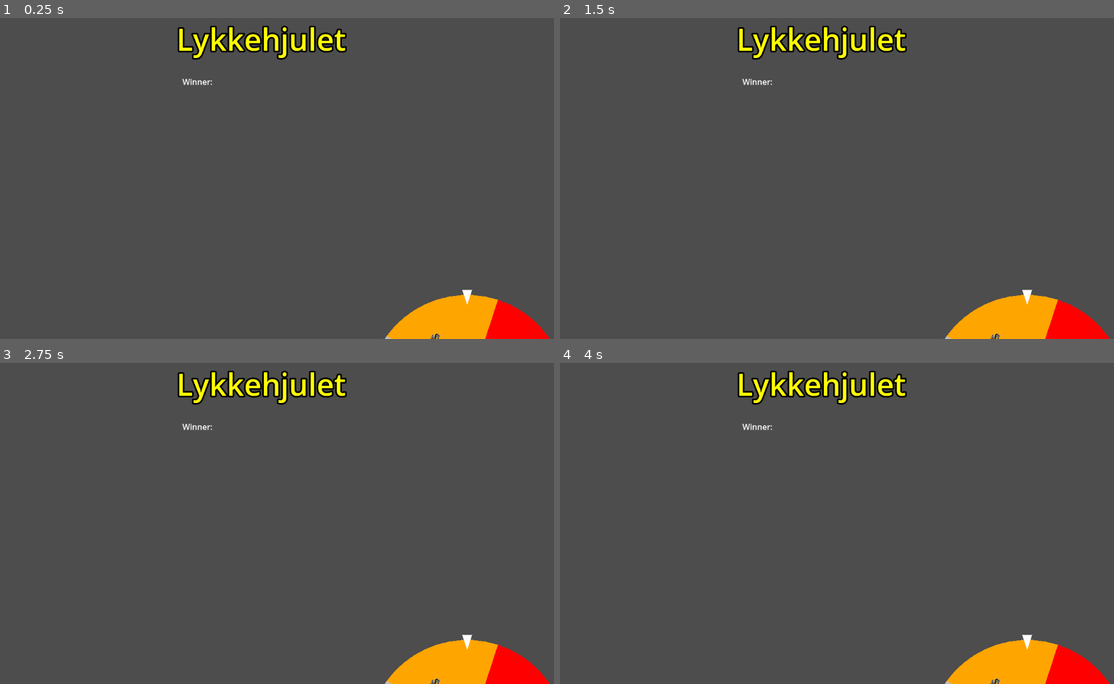
Above: before the commit, frames 1-4 (two rows, left to right).
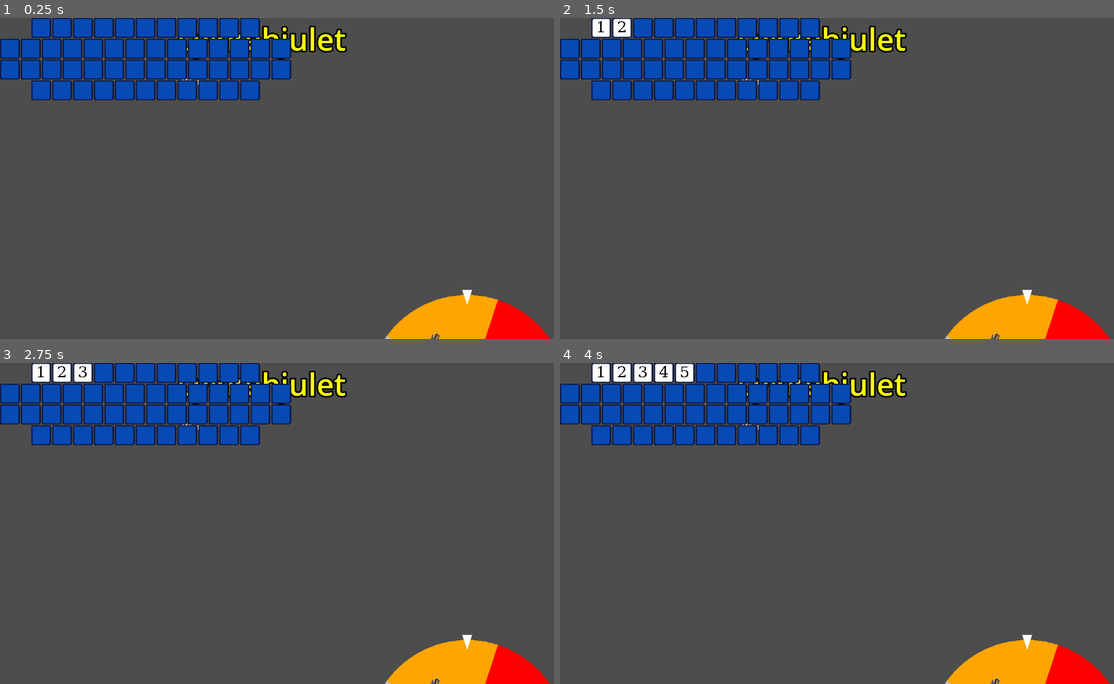
Above: after the commit, the same moments.

Repository: allandark/Lykkehjulet
Game: Godot game, scene res://scenes/game_scene.tscn
The game is run twice, just before and just after one commit, with the same random seed, the same clock (stepped at 60 frames per second) and the same inputs.
Inputs (mouse positions are in pixels of both pictures, inside the frame that each line leads up to):
- Up to frame 1 (0.25 s): no input
- Up to frame 2 (1.5 s): click (598, 24) at 0.5 s, where only the run after the commit has a clickable "1"; click (620, 24) at 1.25 s, where only the run after the commit has a clickable "2"
- Up to frame 3 (2.75 s): click (83, 369) at 2 s, where only the run after the commit has a clickable "3"
- Up to frame 4 (4 s): click (659, 369) at 2.75 s, where only the run after the commit has a clickable "4"; click (681, 369) at 3.5 s, where only the run after the commit has a clickable "5"

The runs differ from the first frame. In frame 1, 11% of the frame differs, in the area x 0-53%, y 0-26%; in frame 2, 11%; in frame 3, 11%; in frame 4, 11%.

Commit message:
working letter grid

Diff:
--- /dev/null
+++ b/nodes/letter_grid.tscn
@@ -0,0 +1,35 @@
+[gd_scene load_steps=3 format=3 uid="uid://ccgurnuitedh6"]
+
+[ext_resource type="Script" uid="uid://c0ebo4qw7wf3u" path="res://scripts/letter_grid/letter_grid.gd" id="1_frrug"]
+[ext_resource type="PackedScene" uid="uid://bda62veltsrwr" path="res://nodes/letter_node.tscn" id="2_qvn47"]
+
+[node name="LetterGrid" type="Control" node_paths=PackedStringArray("letter_rows")]
+layout_mode = 3
+anchors_preset = 0
+offset_right = 40.0
+offset_bottom = 40.0
+script = ExtResource("1_frrug")
+letter_rows = [NodePath("VBoxContainer/HBoxContainer1"), NodePath("VBoxContainer/HBoxContainer2"), NodePath("VBoxContainer/HBoxContainer3"), NodePath("VBoxContainer/HBoxContainer4")]
+letter_scene = ExtResource("2_qvn47")
+
+[node name="VBoxContainer" type="VBoxContainer" parent="."]
+layout_mode = 0
+offset_right = 40.0
+offset_bottom = 40.0
+theme_override_constants/separation = 10
+
+[node name="HBoxContainer1" type="HBoxContainer" parent="VBoxContainer"]
+layout_mode = 2
+theme_override_constants/separation = 10
+
+[node name="HBoxContainer2" type="HBoxContainer" parent="VBoxContainer"]
+layout_mode = 2
+theme_override_constants/separation = 10
+
+[node name="HBoxContainer3" type="HBoxContainer" parent="VBoxContainer"]
+layout_mode = 2
+theme_override_constants/separation = 10
+
+[node name="HBoxContainer4" type="HBoxContainer" parent="VBoxContainer"]
+layout_mode = 2
+theme_override_constants/separation = 10
--- /dev/null
+++ b/nodes/letter_node.tscn
@@ -0,0 +1,86 @@
+[gd_scene load_steps=8 format=3 uid="uid://bda62veltsrwr"]
+
+[ext_resource type="Texture2D" uid="uid://7oeoqk6w0ksf" path="res://textures/letter_bg.png" id="1_antxc"]
+[ext_resource type="Script" uid="uid://cofklyae6u43a" path="res://scripts/letter_grid/letter_node.gd" id="1_rprtv"]
+[ext_resource type="Texture2D" uid="uid://by8e3lood3xi1" path="res://textures/letter_hidden.png" id="2_rprtv"]
+[ext_resource type="Texture2D" uid="uid://byenhrjn8s27s" path="res://textures/border.png" id="3_8y6hk"]
+[ext_resource type="Texture2D" uid="uid://bkihnrk3g7lb2" path="res://textures/letter_unused.png" id="4_8y6hk"]
+
+[sub_resource type="FontFile" id="FontFile_mw25s"]
+subpixel_positioning = 0
+msdf_pixel_range = 14
+msdf_size = 128
+cache/0/16/0/ascent = 0.0
+cache/0/16/0/descent = 0.0
+cache/0/16/0/underline_position = 0.0
+cache/0/16/0/underline_thickness = 0.0
+cache/0/16/0/scale = 1.0
+cache/0/50/0/ascent = 0.0
+cache/0/50/0/descent = 0.0
+cache/0/50/0/underline_position = 0.0
+cache/0/50/0/underline_thickness = 0.0
+cache/0/50/0/scale = 1.0
+cache/0/100/0/ascent = 0.0
+cache/0/100/0/descent = 0.0
+cache/0/100/0/underline_position = 0.0
+cache/0/100/0/underline_thickness = 0.0
+cache/0/100/0/scale = 1.0
+cache/0/200/0/ascent = 0.0
+cache/0/200/0/descent = 0.0
+cache/0/200/0/underline_position = 0.0
+cache/0/200/0/underline_thickness = 0.0
+cache/0/200/0/scale = 1.0
+
+[sub_resource type="LabelSettings" id="LabelSettings_tcjrq"]
+line_spacing = 0.0
+font = SubResource("FontFile_mw25s")
+font_size = 200
+font_color = Color(0, 0, 0, 1)
+
+[node name="Letter" type="Button" node_paths=PackedStringArray("label", "hidden_rect", "unused_rect")]
+offset_right = 8.0
+offset_bottom = 8.0
+focus_mode = 0
+flat = true
+script = ExtResource("1_rprtv")
+label = NodePath("label")
+hidden_rect = NodePath("TextureLetterHidden")
+unused_rect = NodePath("TextureLetterUnused")
+
+[node name="TextureLetterBG" type="TextureRect" parent="."]
+layout_mode = 0
+offset_right = 256.0
+offset_bottom = 256.0
+scale = Vector2(0.156, 0.156)
+texture = ExtResource("1_antxc")
+
+[node name="label" type="Label" parent="."]
+layout_mode = 0
+offset_right = 254.0
+offset_bottom = 267.0
+scale = Vector2(0.156, 0.149)
+text = "A"
+label_settings = SubResource("LabelSettings_tcjrq")
+horizontal_alignment = 1
+vertical_alignment = 1
+
+[node name="TextureLetterHidden" type="TextureRect" parent="."]
+layout_mode = 0
+offset_right = 256.0
+offset_bottom = 256.0
+scale = Vector2(0.156, 0.156)
+texture = ExtResource("2_rprtv")
+
+[node name="TextureLetterUnused" type="TextureRect" parent="."]
+layout_mode = 0
+offset_right = 256.0
+offset_bottom = 256.0
+scale = Vector2(0.156, 0.156)
+texture = ExtResource("4_8y6hk")
+
+[node name="TextureLetterBorder" type="TextureRect" parent="."]
+layout_mode = 0
+offset_right = 256.0
+offset_bottom = 256.0
+scale = Vector2(0.156, 0.156)
+texture = ExtResource("3_8y6hk")
--- a/scenes/game_scene.tscn
+++ b/scenes/game_scene.tscn
@@ -1,7 +1,8 @@
-[gd_scene load_steps=4 format=3 uid="uid://b4g2trr2fk45n"]
+[gd_scene load_steps=5 format=3 uid="uid://b4g2trr2fk45n"]
 
 [ext_resource type="PackedScene" uid="uid://x7elnxdd4lxq" path="res://nodes/wheel_node.tscn" id="1_w5aja"]
 [ext_resource type="Script" uid="uid://dsjvl8l3c1548" path="res://scripts/game_manager.gd" id="2_onqr8"]
+[ext_resource type="PackedScene" uid="uid://ccgurnuitedh6" path="res://nodes/letter_grid.tscn" id="3_ycayy"]
 
 [sub_resource type="LabelSettings" id="LabelSettings_onqr8"]
 font_size = 61
@@ -45,3 +46,6 @@
 offset_right = 424.0
 offset_bottom = 140.0
 text = "Winner: "
+
+[node name="LetterGrid" parent="." instance=ExtResource("3_ycayy")]
+layout_mode = 0
--- /dev/null
+++ b/scripts/letter_grid/letter_grid.gd
@@ -0,0 +1,49 @@
+extends Control
+@export var letter_rows : Array[HBoxContainer] = []
+@export var letter_scene : PackedScene
+var letter_nodes : Array = []
+
+# Number of letters per row
+var row_counts = [11, 14, 14, 11]
+
+# Fixed size for each letter
+var letter_size = Vector2(32, 32) # width x height in pixels
+
+func _ready() -> void:
+	for i in range(letter_rows.size()):
+		var row = letter_rows[i]
+
+		# Center the children horizontally
+		row.alignment = BoxContainer.ALIGNMENT_CENTER
+		row.size_flags_vertical = Control.SIZE_EXPAND_FILL
+
+		# Array to store letters for this row
+		var row_letters : Array = []
+
+		for j in range(row_counts[i]):
+			var letter_instance = letter_scene.instantiate() as Control  # must be a Control node
+
+			letter_instance.set_letter(str(j + 1))
+			letter_instance.set_hidden(true)
+			letter_instance.set_unused(false)
+
+			letter_instance.custom_minimum_size  = letter_size
+			letter_instance.size_flags_horizontal = Control.SIZE_FILL
+			letter_instance.size_flags_vertical = Control.SIZE_FILL
+
+			# var scale_x = letter_size.x / letter_instance.rect_size.x
+			# var scale_y = letter_size.y / letter_instance.rect_size.y
+			# letter_instance.rect_scale = Vector2(scale_x, scale_y)
+
+			row.add_child(letter_instance)
+			row_letters.append(letter_instance)
+			letter_instance.pressed.connect(_on_letter_pressed.bind(j, i))
+
+		letter_nodes.append(row_letters)
+
+
+func _on_letter_pressed(i: int, j: int) -> void:
+		print("Clicked box: %d, %d" % [i, j])
+		var current_box = letter_nodes[j][i]
+		if current_box.is_hidden() and not current_box.is_unused():
+			current_box.set_hidden(false)
--- /dev/null
+++ b/scripts/letter_grid/letter_node.gd
@@ -0,0 +1,23 @@
+extends Control
+
+@export var label: Label
+@export var hidden_rect: TextureRect
+@export var unused_rect: TextureRect
+
+var pos_x = -1
+var pox_y = -1
+
+func set_hidden(value : bool):
+	hidden_rect.visible = value
+
+func is_hidden():
+	return hidden_rect.visible
+
+func set_unused(value : bool):
+	unused_rect.visible = value
+
+func is_unused():
+	return unused_rect.visible
+
+func set_letter(value : String):
+	label.text = value[0]
--- a/scripts/wheel/wheel_node.gd
+++ b/scripts/wheel/wheel_node.gd
@@ -21,6 +21,7 @@
         if rotation_speed <= 0.01:
             rotation_speed = 0.0
             spinning = false
+            end_rotation = wheel_node.rotation
             _on_spin_finished()
             return
         wheel_node.rotation += rotation_speed * delta
@@ -29,10 +30,8 @@
 
 func _on_spin_finished() -> void:
     var segments = WheelConfig.wedges.size()
-    end_rotation = wheel_node.rotation
-     # Needle points at top (Godot y-axis up is -PI/2 radians)
+
     var needle_offset = PI / 2  # top
-
     # Calculate the wheel rotation relative to the needle
     var rotation_relative_to_needle = fposmod(end_rotation + needle_offset, TAU)
     var angle_step = TAU / segments
Not shown, added: scripts/letter_grid/letter_grid.gd.uid
Not shown, added: scripts/letter_grid/letter_node.gd.uid
Binary file added: textures/border.png
Not shown, added: textures/border.png.import
Binary file added: textures/letter_bg.png
Not shown, added: textures/letter_bg.png.import
Binary file added: textures/letter_hidden.png
Not shown, added: textures/letter_hidden.png.import
Binary file added: textures/letter_unused.png
Not shown, added: textures/letter_unused.png.import
Not shown, added: textures/border.xcf
Not shown, added: textures/letter_bg.xcf
(and 1 more such lines)
